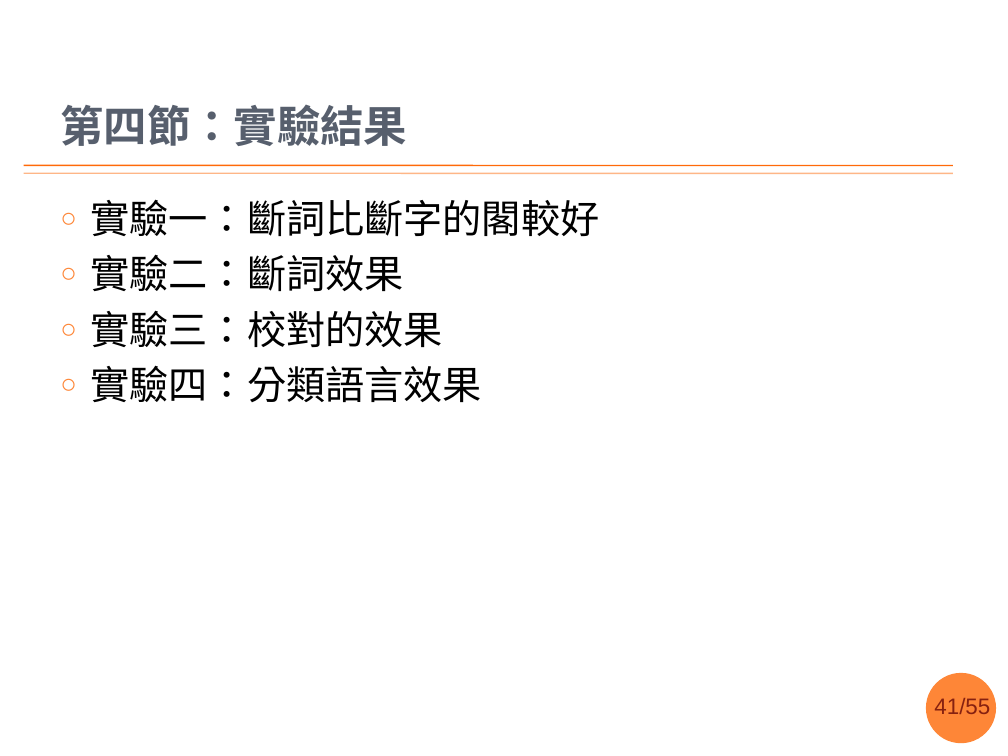
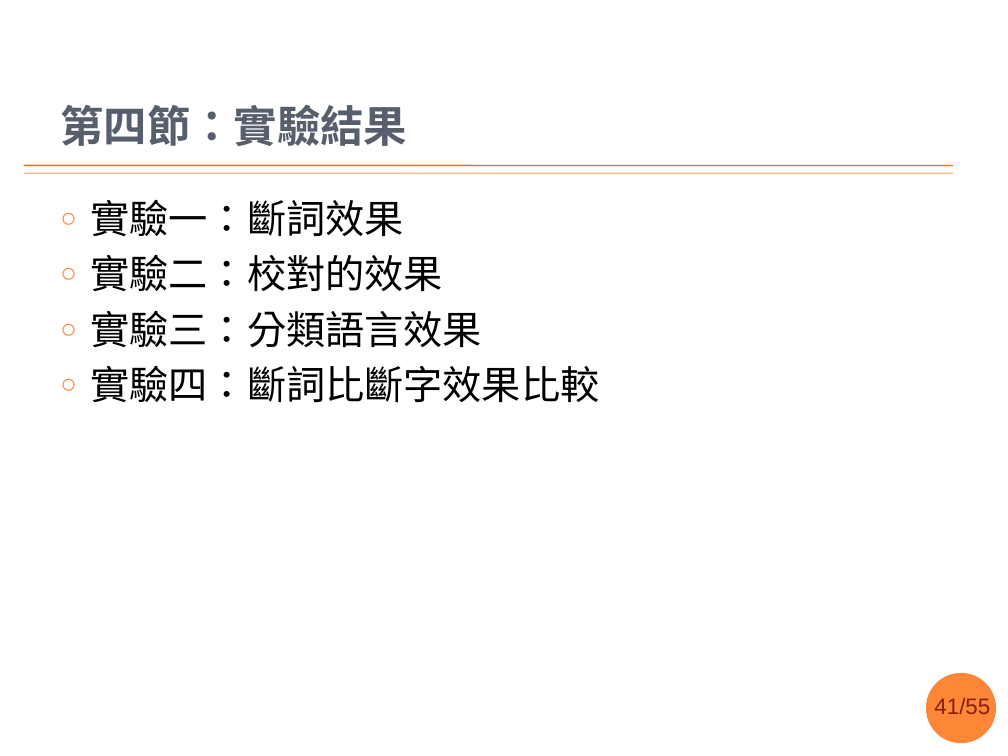
Before and after one commit to sih4sing5hong5/po3-ko3_tau5-iann2-phinn3, a slide deck: slide 41 of 翻譯報告.pptx. Drawn at 1008x756 pixels with LibreOffice and Linux fonts; fonts in the diff are those of the drawing; background and template pictures are left out. Boxes give left, top, right and bottom in pixels: in the first picture for what was removed or moved away, otherwise in the second. Text is boxed around its words. In the diff, an @@ line names an element or a change of style, - is before the commit and + after.

Commit message:
加斷詞比較分數 丞宏

```diff
--- a/翻譯報告.pptx
+++ b/翻譯報告.pptx
@@ text at [91, 199, 600, 402]: text changed @@
-○ 實驗一：斷詞比斷字的閣較好
-○ 實驗二：斷詞效果
-○ 實驗三：校對的效果
-○ 實驗四：分類語言效果
+○ 實驗一：斷詞效果
+○ 實驗二：校對的效果
+○ 實驗三：分類語言效果
+○ 實驗四：斷詞比斷字效果比較
```
Also in this commit, not shown: 1 slide added.
